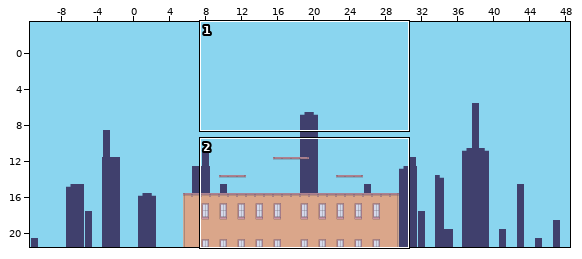
Level history. Tiled map: core/assets/maps/standard.tmx. The picture above shows the old version from afar; the outline marks the close-up.
Close-up. First the earlier version:
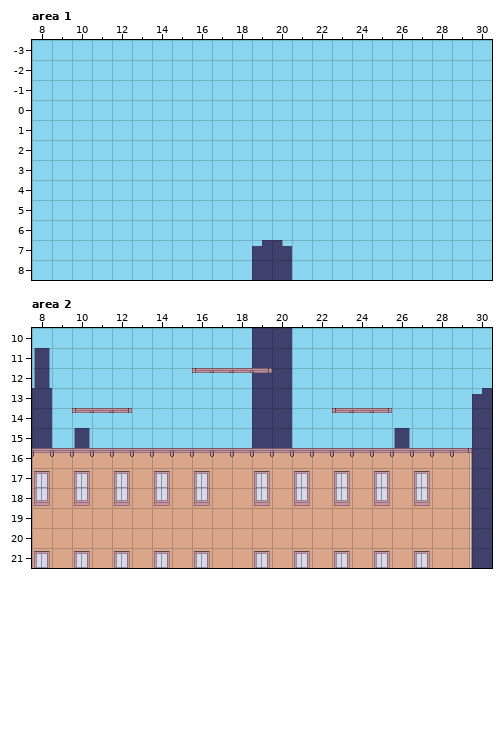
Cells are 32x32 px. Shown: area 1 x 8..30, y -3..8; area 2 x 8..30, y 10..21. The commit also changed other parts of the map, which this record leaves out. The old version is drawn lined up with the new one.
After:
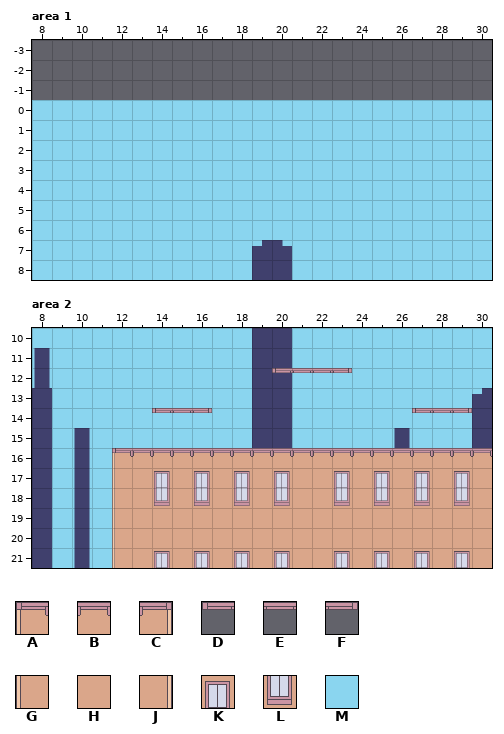
Key: from "town": A 0, B 1, C 2, D 4, E 5, F 6, G 8, H 9, J 10, K 11, L 19, M 24.
_ is an empty cell.
From old to new:
map size 60x25 -> 44x22 cells (old content now starts at -11,-3; both pictures use the new coordinates)
Layer "SKY", area 1:
y -3..-1: x 8..30 MMMMMMMMMMMMMMMMMMMMMMM -> _______________________
Layer "MIDDLE", area 2:
y 12: x 16..23 DEEF____ -> ____DEEF
y 14: x 10..12 DEF -> ___; x 14..16 ___ -> DEF; x 23..25 DEF -> ___; x 27..29 ___ -> DEF
y 16: x 8..12 BBBBB -> ____A; x 29..30 C_ -> BB
y 17: x 8..12 KHKHK -> ____G; x 18..21 HKHK -> KHKH; x 29..30 J_ -> KH
y 18: x 8..12 LHLHL -> ____G; x 18..21 HLHL -> LHLH; x 29..30 J_ -> LH
y 19..20: x 8..12 HHHHH -> ____G; x 29..30 J_ -> HH
y 21: x 8..12 KHKHK -> ____G; x 18..21 HKHK -> KHKH; x 29..30 J_ -> KH
